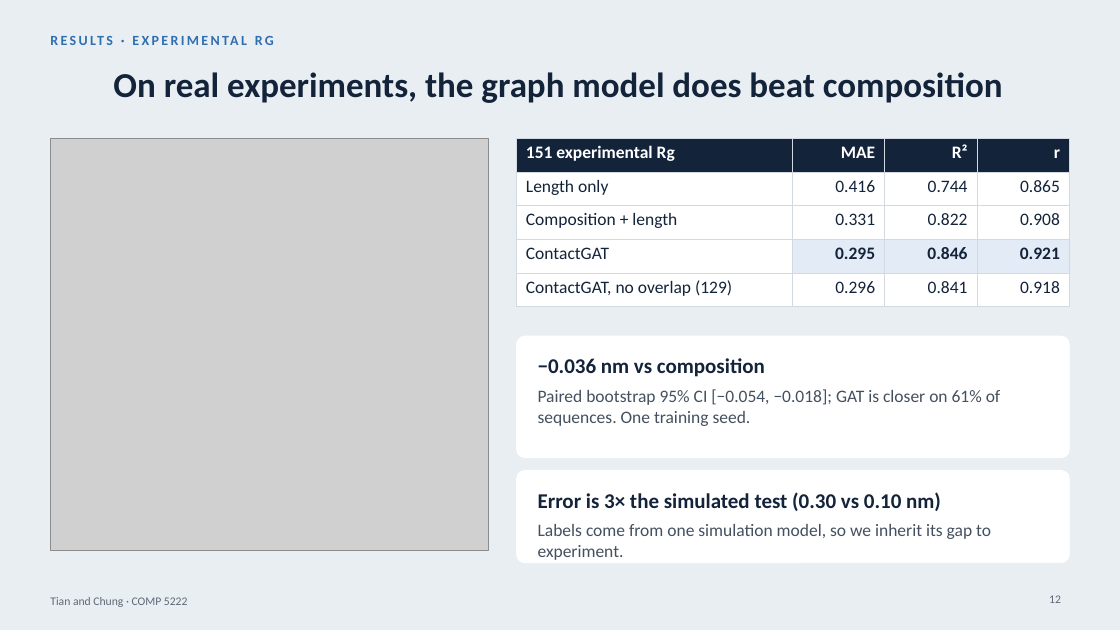
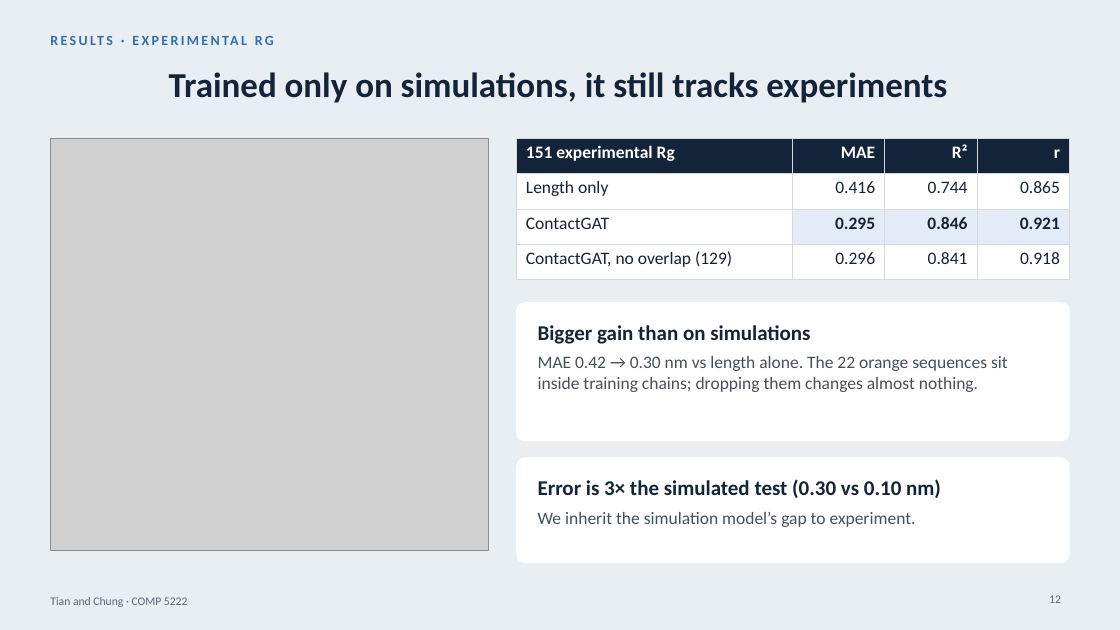
Before and after one commit to Andychung1229/claudev2, a slide deck: slide 12 of comp5222-presentation/ContactGAT_talk.pptx. Drawn at 1120x630 pixels with LibreOffice and Linux fonts; fonts in the diff are those of the drawing; grey boxes stand for pictures. Boxes give left, top, right and bottom in pixels: in the first picture for what was removed or moved away, otherwise in the second. Text is boxed around its words. In the diff, an @@ line names an element or a change of style, - is before the commit and + after.

```diff
--- a/comp5222-presentation/ContactGAT_talk.pptx
+++ b/comp5222-presentation/ContactGAT_talk.pptx
@@ title at [169,72,947,103]: text changed @@
-On real experiments, the graph model does beat composition
+Trained only on simulations, it still tracks experiments
@@ table at [517,139,1070,280] @@
-row 3: Composition + length | 0.331 | 0.822 | 0.908
@@ rounded rectangle at [517,302,1070,441]: proportions changed @@
@@ rounded rectangle: place and size @@
-rounded rectangle at [517,336,1070,458]
+rounded rectangle at [517,302,1070,441]
@@ text at [538,325,1008,392]: text changed @@
-−0.036 nm vs composition
-Paired bootstrap 95% CI [−0.054, −0.018]; GAT is closer on 61% of sequences. One training seed.
+Bigger gain than on simulations
+MAE 0.42 → 0.30 nm vs length alone. The 22 orange sequences sit inside training chains; dropping them changes almost nothing.
@@ rounded rectangle: place and size @@
-rounded rectangle at [517,471,1070,563]
+rounded rectangle at [517,458,1070,563]
@@ rounded rectangle at [517,458,1070,563]: proportions changed @@
@@ text "Error is 3× the simulated ...": place and size @@
-text "Error is 3× the simulated ..." at [538,492,991,539]
+text "Error is 3× the simulated ..." at [538,479,941,527]
@@ text at [538,512,916,527]: text changed @@
-Labels come from one simulation model, so we inherit its gap to experiment.
+We inherit the simulation model’s gap to experiment.
```
Also in this commit, not shown: 4 other slides changed, 3 slides added, 3 slides removed.
